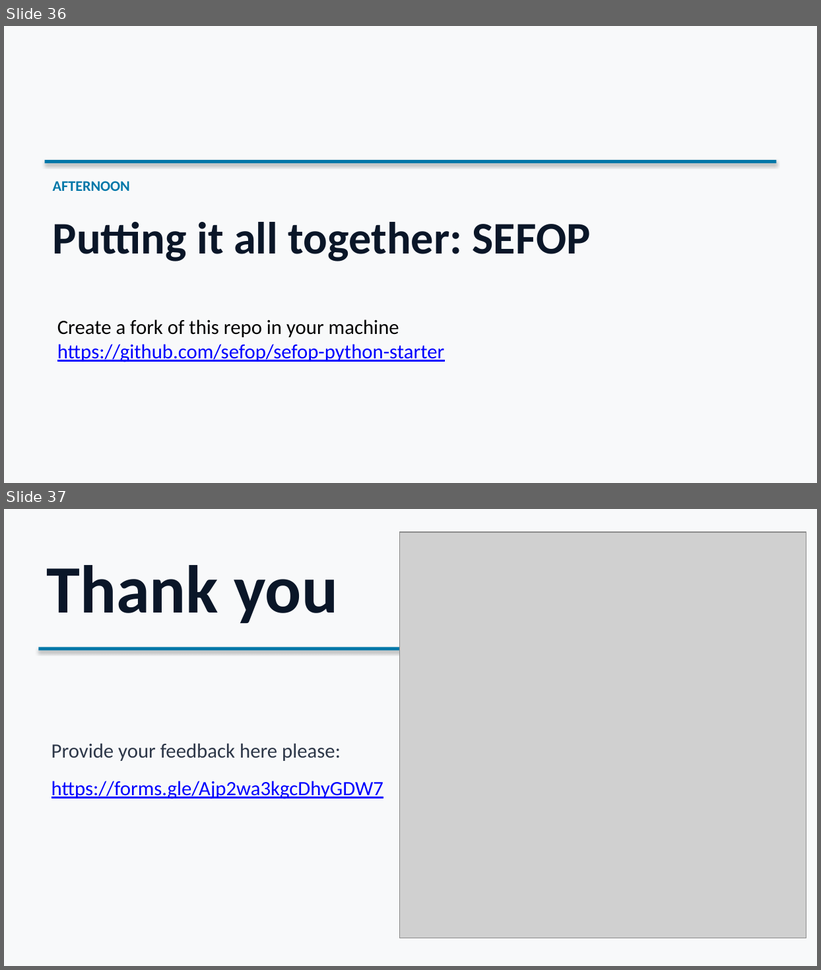
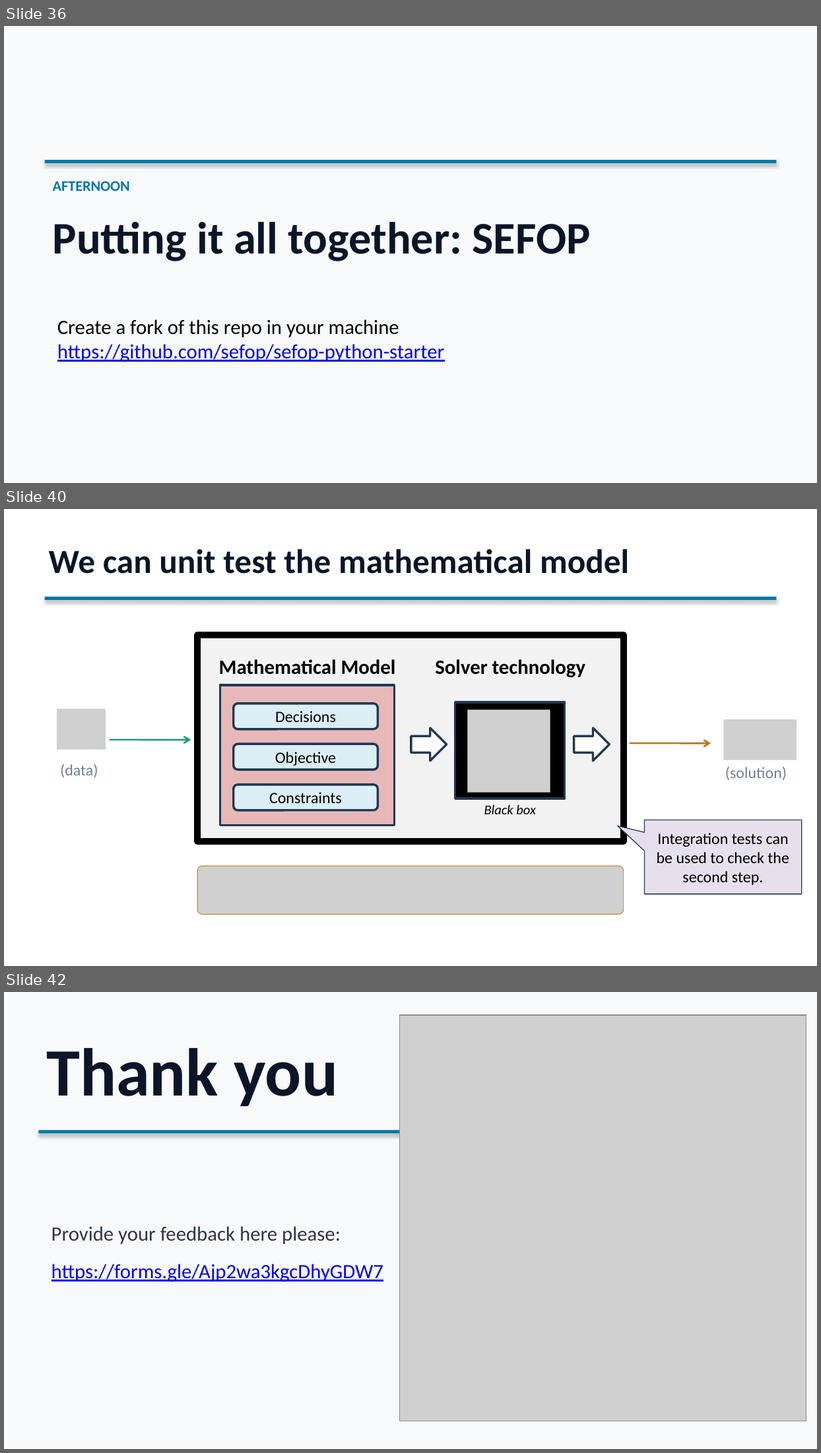
Before and after one commit to sefop/sefop-training-hub, a slide deck: workshops/2026-06-29-purdue/Purdue_Workshop.pptx. Shown one above the other, each under a label of ours: slides 36 and 37 before the commit, slides 36, 40 and 42 after it; the slides between them are not shown. The pictures are 821x970 and 821x1453 pixels, drawn with LibreOffice and Linux fonts; fonts in the diff are those of the drawing; grey boxes stand for pictures. Boxes give left, top, right and bottom in pixels: in the first picture for what was removed or moved away, otherwise in the second. Text is boxed around its words. In the diff, an @@ line names an element or a change of style, - is before the commit and + after.

```diff
--- a/workshops/2026-06-29-purdue/Purdue_Workshop.pptx
+++ b/workshops/2026-06-29-purdue/Purdue_Workshop.pptx
@@ slide 40 added at [4, 509, 817, 966], background #FFFFFF @@
@@ text added at [49, 549, 629, 574], 30 pt, text #0A1628, bold @@
+We can unit test the mathematical model
@@ rectangle added at [45, 597, 776, 600], fill #0077A8 @@
@@ rectangle added at [197, 635, 624, 842], fill #F2F2F2, outline #000000 6 pt @@
@@ text added at [219, 659, 396, 675], 18 pt, text #000000, bold @@
+Mathematical Model
@@ text added at [435, 659, 585, 678], 18 pt, text #000000, bold @@
+Solver technology
@@ rectangle added at [220, 685, 394, 826], fill #E6B9B8, outline #233953 2 pt @@
@@ rounded rectangle added at [233, 703, 377, 729], fill #DBEEF4, outline #233953 2 pt, 14 pt, text #000000 @@
+Decisions
@@ rectangle added at [455, 702, 565, 799], fill #000000, outline #233953 2 pt @@
@@ picture added at [57, 709, 106, 750] @@
@@ picture added at [467, 710, 550, 793] @@
@@ picture added at [723, 720, 797, 760] @@
@@ arrow added from (110, 740) to (191, 740), #1D9E75 1.5 pt @@
@@ rounded rectangle added at [233, 744, 377, 770], fill #DBEEF4, outline #233953 2 pt, 14 pt, text #000000 @@
+Objective
@@ right arrow added at [411, 729, 447, 761], fill #FFFFFF, outline #233953 2 pt @@
@@ right arrow added at [574, 729, 610, 761], fill #FFFFFF, outline #233953 2 pt @@
@@ arrow added from (630, 743) to (712, 743), #BA7517 1.5 pt @@
@@ text added at [60, 764, 98, 778], 14 pt, text #718096 @@
+(data)
@@ rounded rectangle added at [233, 785, 377, 811], fill #DBEEF4, outline #233953 2 pt, 14 pt, text #000000 @@
+Constraints
@@ text added at [725, 767, 787, 780], 14 pt, text #718096 @@
+(solution)
@@ text added at [484, 805, 536, 815], 12 pt, text #000000, italic @@
+Black box
@@ speech box added at [645, 821, 802, 894], fill #E6E0EC, outline #233953 0.75 pt, 14 pt, text #000000 @@
+Integration tests can be used to check the second step.
@@ picture added at [197, 866, 624, 915] @@
@@ what was slide 37 is now slide 42 @@
```
Also in this commit, not shown: 3 slides changed, 4 other slides added, 1 other file.
